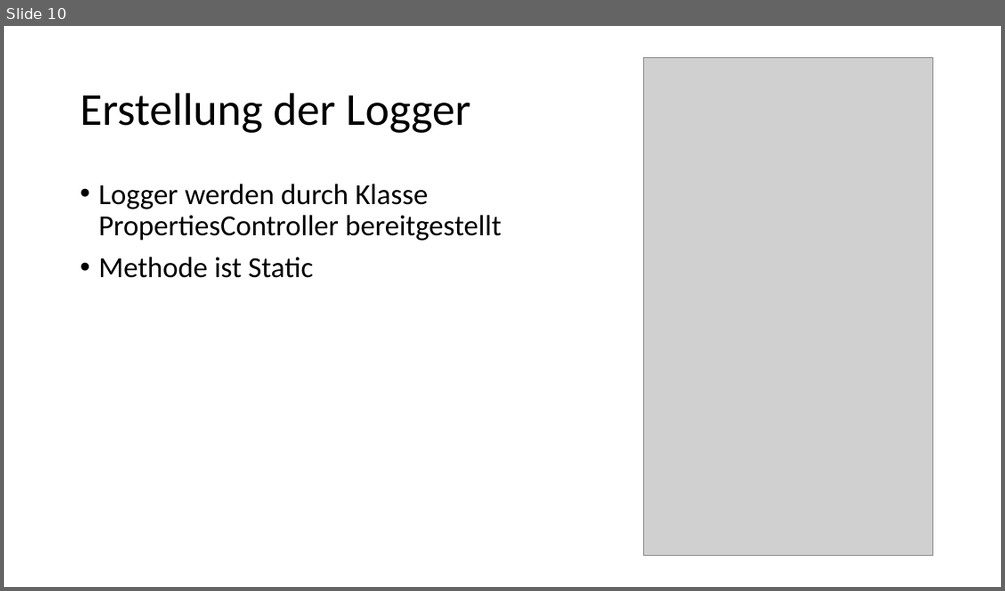
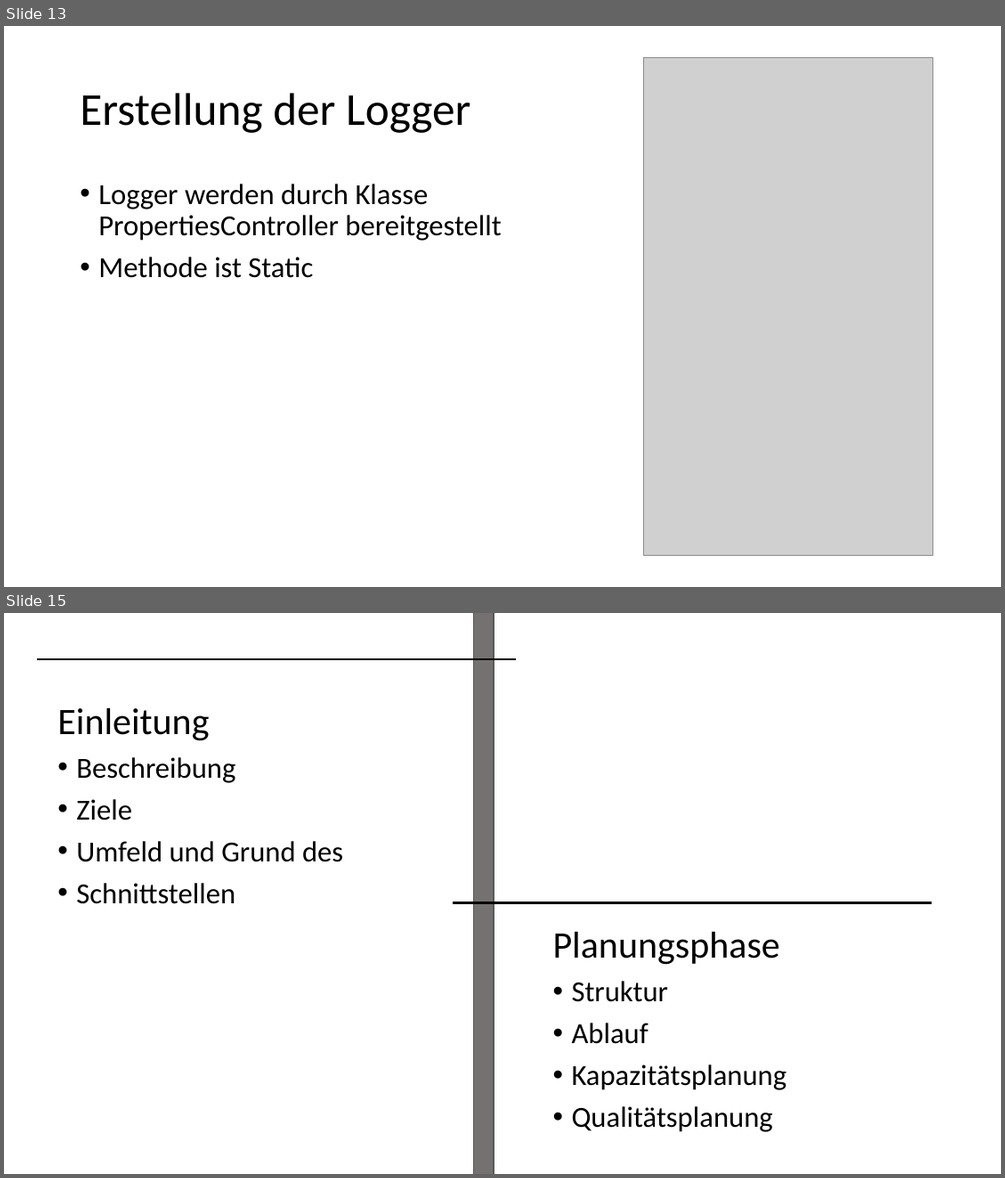
Before and after one commit to Menschomat/fancyYooloo, a slide deck: docs/Dokumentation/luzius/luzius.pptx. Shown one above the other, each under a label of ours: slide 10 before the commit, slides 13 and 15 after it; the slides between them are not shown. The pictures are 1005x591 and 1005x1178 pixels, drawn with LibreOffice and Linux fonts; fonts in the diff are those of the drawing; grey boxes stand for pictures. Boxes give left, top, right and bottom in pixels: in the first picture for what was removed or moved away, otherwise in the second. Text is boxed around its words. In the diff, an @@ line names an element or a change of style, - is before the commit and + after.

Commit message:
Updated Präsentation

```diff
--- a/docs/Dokumentation/luzius/luzius.pptx
+++ b/docs/Dokumentation/luzius/luzius.pptx
@@ slide 15 added at box(4, 613, 1001, 1174), background #FFFFFF @@
@@ rectangle added at box(474, 613, 494, 1174), fill #767171, outline #595959 1 pt @@
@@ line added from (37, 659) to (516, 659), #000000 2.25 pt @@
@@ text added at box(57, 708, 343, 904), 28 pt, text #000000 @@
+Einleitung
+• Beschreibung
+• Ziele
+• Umfeld und Grund des
+• Schnittstellen
@@ line added from (453, 902) to (932, 902), #000000 2.25 pt @@
@@ text added at box(553, 932, 787, 1132), 28 pt, text #000000 @@
+Planungsphase
+• Struktur
+• Ablauf
+• Kapazitätsplanung
+• Qualitätsplanung
@@ what was slide 10 is now slide 13 @@
```
Also in this commit, not shown: 7 other slides added, 5 other files.
